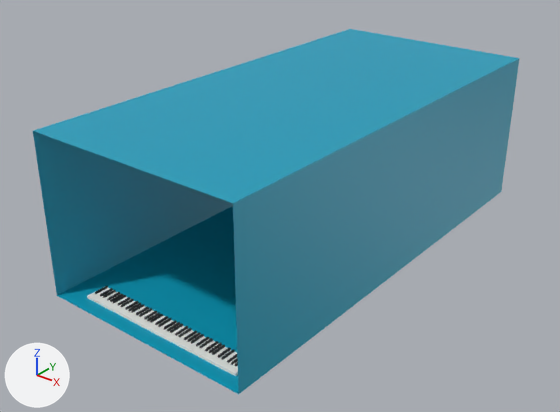
Renders of the FBX model piano.fbx from each side of a commit.
One viewpoint serves both versions: a camera (50 mm lens) standing at (2.87, -2.5, 2.52) and looking at (-0.14, 1.26, 0.18). Arrows for +X, +Y and +Z are at lower left; the lights stay in place. Where no turn or scale is listed for an object, it has been applied to the vertices.

The scene before the commit, as lines of its bpy script (objects in view):
```python
ob_a__bb_002 = bpy.data.objects.new('A#_Bb.002', me_cube_023)
ob_a__bb_002.location = (-0.155, 0.0, 0.008)
ob_a__bb_002.rotation_euler = (1.571, 0.0, 0.0)  # degrees (90, 0, 0)
ob_a__bb_002.scale = (0.01, 0.01, 0.01)
ob_a__bb_007 = bpy.data.objects.new('A#_Bb.007', me_cube_163)
ob_a__bb_007.location = (0.643, 0.0, 0.008)
ob_a__bb_007.rotation_euler = (1.571, 0.0, 0.0)  # degrees (90, 0, 0)
ob_a__bb_007.scale = (0.01, 0.01, 0.01)
ob_c__db_006 = bpy.data.objects.new('C#_Db.006', me_cube_057)
ob_c__db_006.location = (0.205, 0.0, 0.008)
ob_c__db_006.rotation_euler = (1.571, 0.0, 0.0)  # degrees (90, 0, 0)
ob_c__db_006.scale = (0.01, 0.01, 0.01)
ob_c__db_008 = bpy.data.objects.new('C#_Db.008', me_cube_156)
ob_c__db_008.location = (0.524, 0.0, 0.008)
ob_c__db_008.rotation_euler = (1.571, 0.0, 0.0)  # degrees (90, 0, 0)
ob_c__db_008.scale = (0.01, 0.01, 0.01)
ob_cube = bpy.data.objects.new('Cube', me_cube)
ob_cube.location = (0.067, -0.234, 0.569)
ob_d__eb_003 = bpy.data.objects.new('D#_Eb.003', me_cube_035)
ob_d__eb_003.location = (-0.087, 0.0, 0.008)
ob_d__eb_003.rotation_euler = (1.571, 0.0, 0.0)  # degrees (90, 0, 0)
ob_d__eb_003.scale = (0.01, 0.01, 0.01)
ob_g__ab_002 = bpy.data.objects.new('G#_Ab.002', me_cube_021)
ob_g__ab_002.location = (-0.178, 0.0, 0.008)
ob_g__ab_002.rotation_euler = (1.571, 0.0, 0.0)  # degrees (90, 0, 0)
ob_g__ab_002.scale = (0.01, 0.01, 0.01)
# me_cube
# before: 0 (-0.73, 0.0, -0.58) at pixel (56, 295), 2 (-0.73, 3.07, -0.58), 3 (-0.73, 3.07, 0.47) at pixel (350, 28), 4 (0.73, 0.0, -0.58) at pixel (238, 394), 6 (0.73, 3.07, -0.58) at pixel (501, 191)
# before: 7 (0.73, 3.07, 0.47) at pixel (519, 58)
```
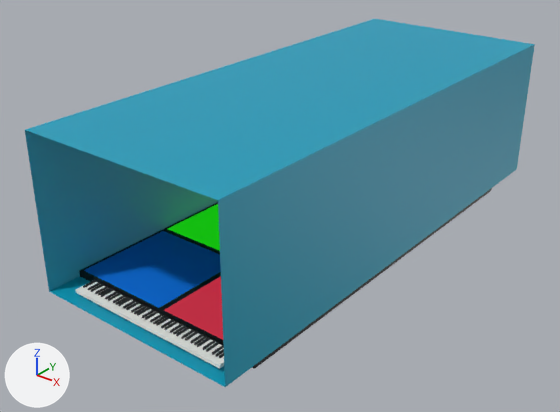
Location of each change, (x1, y1, x2, y2) in pixels of the pictures (560 x 412 px):
'Cube', reshaped, moved: before (33, 29, 519, 394); after (25, 19, 535, 387)
'TileRed', added (blue): after (79, 229, 221, 313)
'TileRed.004', added: after (159, 274, 333, 369)
'TileRed.001', added: after (164, 202, 220, 253)
'TileRed.005', added: after (333, 259, 397, 309)
'TileRed.006', added: after (396, 221, 448, 262)
'TileRed.007', added: after (448, 188, 492, 223)

Edits to the bpy script that builds the scene:
```text
Change me_cube:
    where me_cube.from_pydata(...)  # 8 vertices, 5 faces; spans x -0.73..0.73, y 0.0..3.07, z -0.58..0.47
    verts and faces of me_cube; kept vertices keep their numbers, new ones are numbered from 8
    me_cube part 1
    add delete_faces([(0, 2, 6, 4)])
    add for i in [2, 3, 6, 7]: verts[i] += (0.0, 0.53, 0.0)
    add for new, old in zip([*range(8, 12)], [0, 2, 4, 6]): verts[new] = verts[old] + (0.0, 0.0, 0.0)
    add faces += [(4, 10, 11, 6), (0, 8, 10, 4), (2, 6, 11, 9), (0, 2, 9, 8), (0, 4, 6, 2)]
Add me_cube_142_1:
    me_cube_142_1 = me_cube_023.copy(); me_cube_142_1.name = 'Cube.142'  # the mesh of ob_a__bb_002
Add me_cube_166:
    me_cube_166 = me_cube_163.copy(); me_cube_166.name = 'Cube.166'  # the mesh of ob_a__bb_007
Change ob_c__db_008:
    ob_c__db_008: bpy.data.objects.new('C#_Db.008', me_cube_156) -> bpy.data.objects.new('C#_Db.008', me_cube_166)
Change ob_g__ab_002:
    ob_g__ab_002: bpy.data.objects.new('G#_Ab.002', me_cube_021) -> bpy.data.objects.new('G#_Ab.002', me_cube_038)
Change ob_d__eb_003:
    ob_d__eb_003: bpy.data.objects.new('D#_Eb.003', me_cube_035) -> bpy.data.objects.new('D#_Eb.003', me_cube_045)
Change ob_cube:
    ob_cube.location: (0.067, -0.234, 0.569) -> (-0.044, -0.212, 0.543)
Change ob_c__db_006:
    ob_c__db_006: bpy.data.objects.new('C#_Db.006', me_cube_057) -> bpy.data.objects.new('C#_Db.006', me_cube_142_1)
Add ob_tilered_005:
    ob_tilered_005 = bpy.data.objects.new('TileRed.005', me_cube_008_1)  # 12 vertices, 10 faces; spans x 0.362..1.087, y 0.362..1.087, z -0.034..0.034; in mat_mat_black (black #000000), mat_material (orange #ffa700)
    ob_tilered_005.location = (-0.405, 0.382, -0.025)
Add ob_tilered_006:
    ob_tilered_006 = bpy.data.objects.new('TileRed.006', me_cube_010_1)  # 12 vertices, 10 faces; spans x 0.362..1.087, y 1.087..1.811, z -0.034..0.034; in mat_mat_blue (blue #0073e7), mat_mat_black (black #000000)
    ob_tilered_006.location = (-0.405, 0.382, -0.025)
Add ob_tilered_001:
    ob_tilered_001 = bpy.data.objects.new('TileRed.001', me_cube_004_1)  # 12 vertices, 10 faces; spans x -0.362..0.362, y 0.362..1.087, z -0.034..0.034; in mat_mat_black (black #000000), mat_mat_green (black #000000)
    ob_tilered_001.location = (-0.405, 0.382, -0.025)
Add ob_tilered_004:
    ob_tilered_004 = bpy.data.objects.new('TileRed.004', me_cube_007_1)  # 12 vertices, 10 faces; spans x 0.362..1.087, y -0.362..0.362, z -0.034..0.034; in mat_mat_black (black #000000), mat_mat_red (black #000000)
    ob_tilered_004.location = (-0.405, 0.382, -0.025)
Add ob_tilered_007:
    ob_tilered_007 = bpy.data.objects.new('TileRed.007', me_cube_011_1)  # 12 vertices, 10 faces; spans x 0.362..1.087, y 1.811..2.536, z -0.034..0.034; in mat_mat_black (black #000000), mat_mat_green (black #000000)
    ob_tilered_007.location = (-0.405, 0.382, -0.025)
Add ob_tilered:
    ob_tilered = bpy.data.objects.new('TileRed', me_cube_001_1)  # 12 vertices, 10 faces; spans x -0.362..0.362, y -0.362..0.362, z -0.034..0.034; in mat_mat_blue (blue #0073e7), mat_mat_black (black #000000)
    ob_tilered.location = (-0.405, 0.382, -0.025)
```
